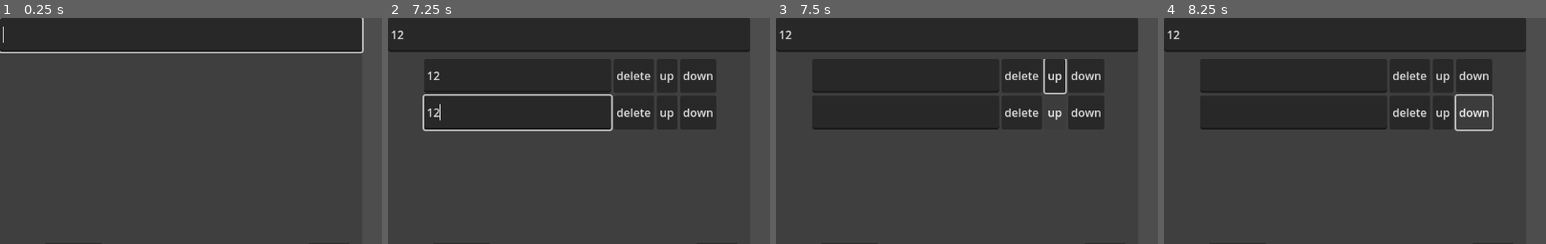
Above: before the commit, frames 1-4 (left to right).
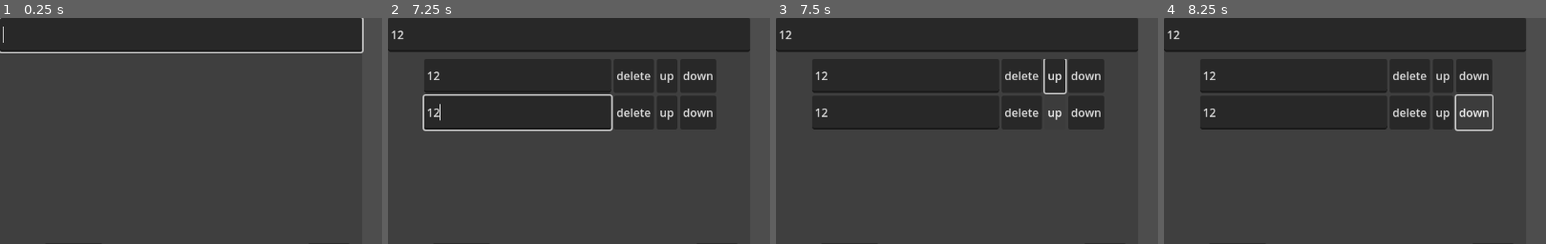
Above: after the commit, the same moments.

Repository: lfoxhlnut/KeyManager
Game: Godot game, scene res://ui/edit_window.tscn
The game is run twice, just before and just after one commit, with the same random seed, the same clock (stepped at 60 frames per second) and the same inputs. This scene is started directly instead of the project's main scene.
Inputs (mouse positions are % of the whole screen's width and height, from its top left):
- Up to frame 1 (0.25 s): no input
- Up to frame 2 (7.25 s): click (24, 4) at 0.52 s; type "12" at 0.6 s; click "Confirm" at 1.25 s; click "Confirm" at 2 s; click "Add" at 2.75 s; click (17, 13) at 3.52 s; type "12" at 3.6 s; click "up" at 4.25 s; click "down" at 5 s; click "Add" at 5.75 s; click (17, 21) at 6.52 s; type "12" at 6.6 s
- Up to frame 3 (7.5 s): click "up" at 7.25 s
- Up to frame 4 (8.25 s): click "down" at 8 s
The pictures show only the part of the screen within x 0-50%, y 0-50%; the shares and areas given below are measured in that part.

Frames 1-2 are identical in both runs. In frame 3, 0.1% of the frame differs, in the area x 10-14%, y 23-44%; in frame 4, 0.1%.

Commit message:
Fixed a bug prevented data from being edited.

Diff:
--- a/script/ew_sub_info.gd
+++ b/script/ew_sub_info.gd
@@ -29,7 +29,6 @@
 	set(v):
 		for i: Control in get_children():
 			i.text = v
-		text = v
 		if not is_node_ready():
 			await ready
 
@@ -37,6 +36,8 @@
 		# 手动操作是因为可能 text 赋值在使用 focus_input_area() 之后,
 		# 这样光标位置与文本长度对不上
 		line_edit.caret_column = text.length()
+	get:
+		return line_edit.text
 var id: int
 
 
